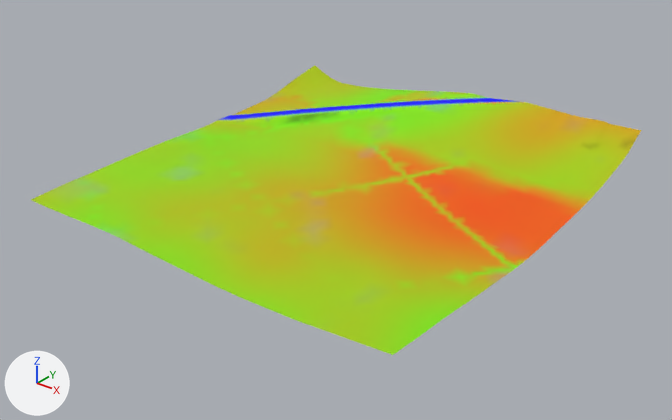
One commit to the glTF model games/yorimichi/assets/belmonte/meshes/SM_BM_BT_Terrain_5_3.glb: the scene before it, then after it.
One viewpoint serves both versions: a 50 mm camera at (697.0, -102.0, 231.0) aimed at (387.0, 285.0, -9.0). Arrows for +X, +Y and +Z are at lower left; the lights stay in place. The older version comes first.

In view in the first picture: 'SM_BM_BT_Terrain_5_3'.
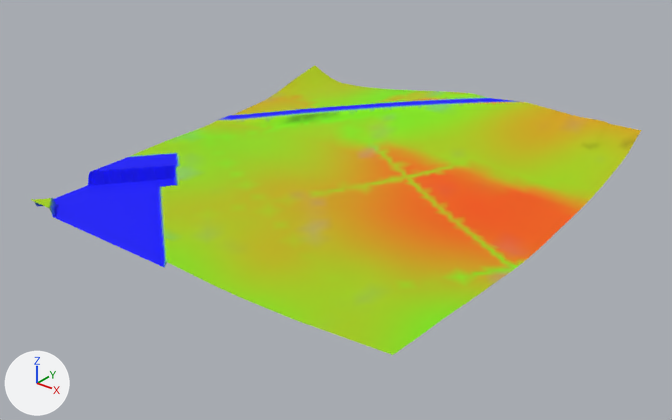
Location of each change, (x1, y1, x2, y2) in pixels of the pictures (672 x 420 px):
```json
{"part": 1, "of": "me_sm_bt_terrain_5_3", "change": "cut back", "before": [31, 161, 189, 265], "after": [31, 151, 190, 268]}
{"part": 2, "of": "me_sm_bt_terrain_5_3", "change": "recoloured", "before": [164, 227, 181, 242], "after": [164, 227, 181, 242]}
```

Edits to the scene script, one JSON object a line:
```json
{"block": "me_sm_bt_terrain_5_3", "where": "# used by ob_sm_bm_bt_terrain_5_3; location = (0.0, 0.0, 0.0)"}
{"op": "remove", "block": "me_sm_bt_terrain_5_3", "code": "me_sm_bt_terrain_5_3.from_pydata(...)  # 2251 vertices, 4350 faces; spans x 256.0..512.0, y 168.0..424.0, z -1.0..30.0"}
{"op": "add", "block": "me_sm_bt_terrain_5_3", "code": "me_sm_bt_terrain_5_3.from_pydata(...)  # 5976 vertices, 11560 faces; spans x 256.0..512.0, y 168.0..424.0, z -3.0..30.0"}
{"block": "me_sm_bt_terrain_5_3", "change": "me_sm_bt_terrain_5_3 part 1: 87 vertices removed from x 256.0..368.0, y 168.0..240.0, z 1.0..4.0; 3812 vertices added at x 256.0..376.0, y 168.0..270.0, z -3.0..5.0"}
{"block": "me_sm_bt_terrain_5_3", "change": "me_sm_bt_terrain_5_3 part 2: 3 kept faces spanning x 344.0..360.0, y 184.0..192.0, z 2.0..3.0 get new vertex colours; the middle colour goes from green #a3d000 to green #9cd131"}
```
